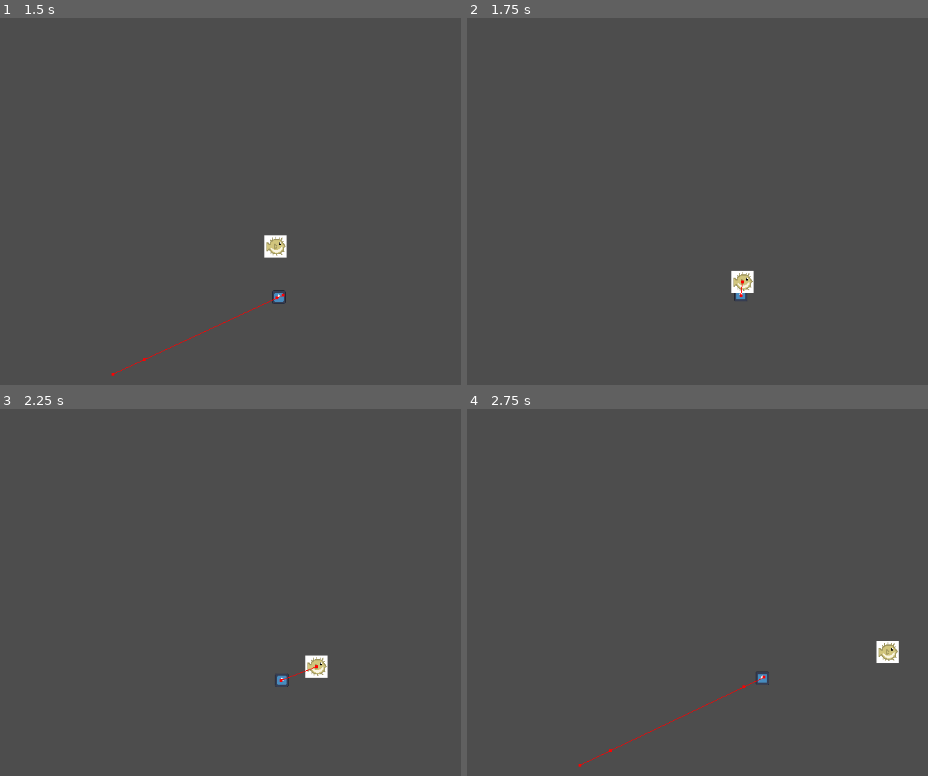
Above: before the commit, frames 1-4 (two rows, left to right).
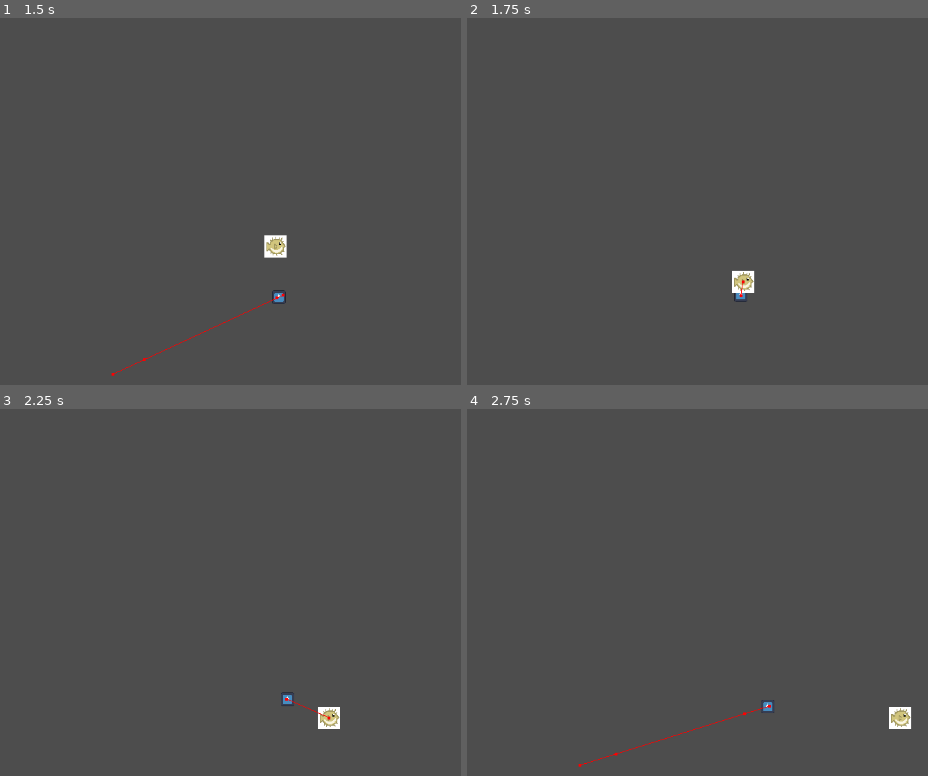
Above: after the commit, the same moments.

Repository: Chestrade/pixel-jam-2024
Game: Godot game, scene res://Level/Test Levels/AnglerFish Gym.tscn
Two runs of this game, one before a commit and one after it. Both use one fixed random seed, a clock stepped at 60 frames per second and the inputs below. The engine's default icon, where the game draws it, is replaced by a stand-in: a white triangle on a blue panel in a dark square.
Inputs:
- Up to frame 1 (1.5 s): tap Enter at 0.5 s; hold Right (swim_right) 0.53-1.28 s; hold Down (swim_down) from 1.28 s (still down)
- Up to frame 2 (1.75 s): keep holding Down (swim_down)
- Up to frame 3 (2.25 s): release Down (swim_down) at 2.03 s; hold Right (swim_right) from 2.03 s (still down)
- Up to frame 4 (2.75 s): keep holding Right (swim_right)

Frame 1 is identical in both runs. In frame 2, 0.1% of the frame differs, in the area x 57-63%, y 68-78%; in frame 3, 0.8%; in frame 4, 1.0%, in the area x 25-97%, y 63-98%.

Commit message:
Added player controller sinking and inertia

Diff:
--- a/Characters/player_blowfish.tscn
+++ b/Characters/player_blowfish.tscn
@@ -25,6 +25,7 @@
 position = Vector2(-1, 0)
 collision_layer = 2
 collision_mask = 7
+motion_mode = 1
 script = ExtResource("1_654n7")
 metadata/_edit_group_ = true
 
@@ -35,6 +36,9 @@
 position = Vector2(2, 0)
 shape = SubResource("CircleShape2D_5wixs")
 
+[node name="SinkTimer" type="Timer" parent="."]
+one_shot = true
+
 [node name="Area2D" type="Area2D" parent="."]
 light_mask = 0
 visibility_layer = 0
@@ -43,3 +47,5 @@
 
 [node name="CollisionShape2D" type="CollisionShape2D" parent="Area2D"]
 shape = SubResource("CircleShape2D_w563o")
+
+[connection signal="timeout" from="SinkTimer" to="." method="_on_sink_timer_timeout"]
--- a/Scripts/player_blowfish.gd
+++ b/Scripts/player_blowfish.gd
@@ -2,29 +2,65 @@
 
 
 const SPEED = 300.0
-const JUMP_VELOCITY = -300.0
 
-# Get the gravity from the project settings to be synced with RigidBody nodes.
-var gravity: int = ProjectSettings.get_setting("physics/2d/default_gravity")
+var screen_size
+var direction: Vector2
+var is_move_input_received: bool = false
+var is_sinking: bool = false
+var gravity: float = ProjectSettings.get_setting("physics/2d/default_gravity")
+var inertia: float = 0.95
 
+func _ready() -> void:
+	screen_size = get_viewport_rect().size
 
 func _physics_process(delta: float) -> void:
-	# Add the gravity.
-	if (Input.get_vector("swim_left","swim_right","swim_up","swim_down"))==Vector2.ZERO:
-		velocity.y = 0
+	get_input()
 
-	# Handle jump.
-	if Input.is_action_just_pressed("swim_up"):
-		velocity.y = JUMP_VELOCITY
-	elif Input.is_action_just_pressed("swim_down"):
-		velocity.y = -JUMP_VELOCITY
+	if is_move_input_received:
+		velocity = velocity * inertia
+	else:
+		velocity = direction.normalized() * SPEED
 
-	# Get the input direction and handle the movement/deceleration.
-	# As good practice, you should replace UI actions with custom gameplay actions.
-	var direction := Input.get_axis("swim_left", "swim_right")
-	if direction:
-		velocity.x = direction * SPEED
-	else:
-		velocity.x = move_toward(velocity.x, 0, SPEED)
+	print("Velocity: ", velocity)
+	print("Direction: ", direction)
+
+	if is_sinking:
+		velocity.y = gravity * delta
+
+	# Flip sprite according to direction of movement
+	if velocity.x != 0:
+		$AnimatedSprite2D.flip_h = velocity.x < 0
+
+	# Prevent player from leaving screen
+	position = position.clamp(Vector2.ZERO, screen_size)
 
 	move_and_slide()
+
+func get_input():
+	direction = Vector2.ZERO
+	# Calculate movement vector
+	if Input.is_action_pressed("swim_right"):
+		direction.x = 1
+	if Input.is_action_pressed("swim_left"):
+		direction.x = -1
+	if Input.is_action_pressed("swim_down"):
+		direction.y = 1
+	if Input.is_action_pressed("swim_up"):
+		direction.y = -1
+
+	# If player is not moving, slowly sink down
+	if !Input.is_action_pressed("swim_up") and \
+	   !Input.is_action_pressed("swim_down") and \
+	   !Input.is_action_pressed("swim_left") and \
+	   !Input.is_action_pressed("swim_right"):
+		is_move_input_received = true
+
+		if $SinkTimer.is_stopped():
+			$SinkTimer.start()
+	else:
+		$SinkTimer.stop()
+		is_sinking = false
+		is_move_input_received = false
+
+func _on_sink_timer_timeout() -> void:
+	is_sinking = true
--- a/project.godot
+++ b/project.godot
@@ -65,10 +65,6 @@
 2d_physics/layer_2="player"
 2d_physics/layer_3="enemy"
 
-[physics]
-
-2d/default_gravity=100.0
-
 [rendering]
 
 textures/canvas_textures/default_texture_filter=0
Not shown, removed: Characters/ang35C4.tmp
